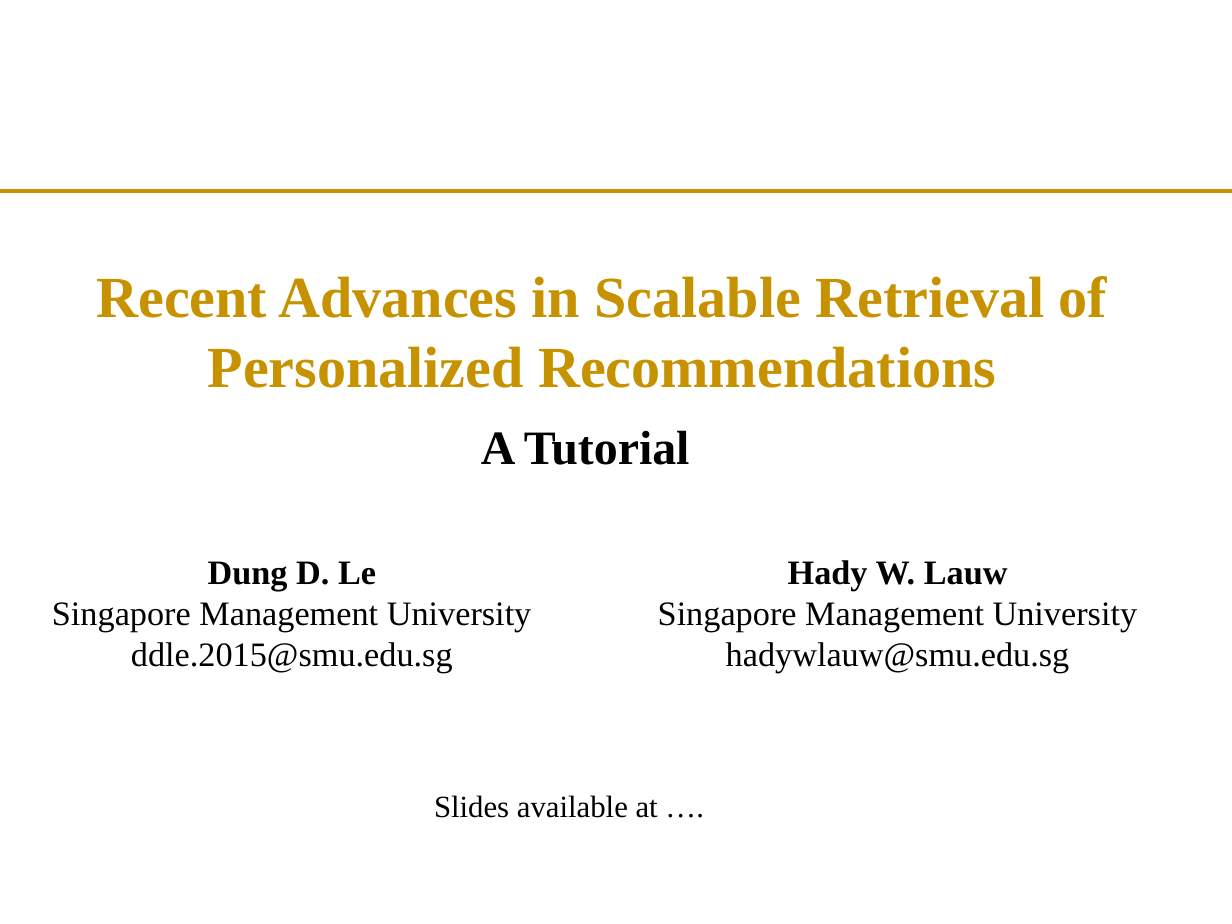
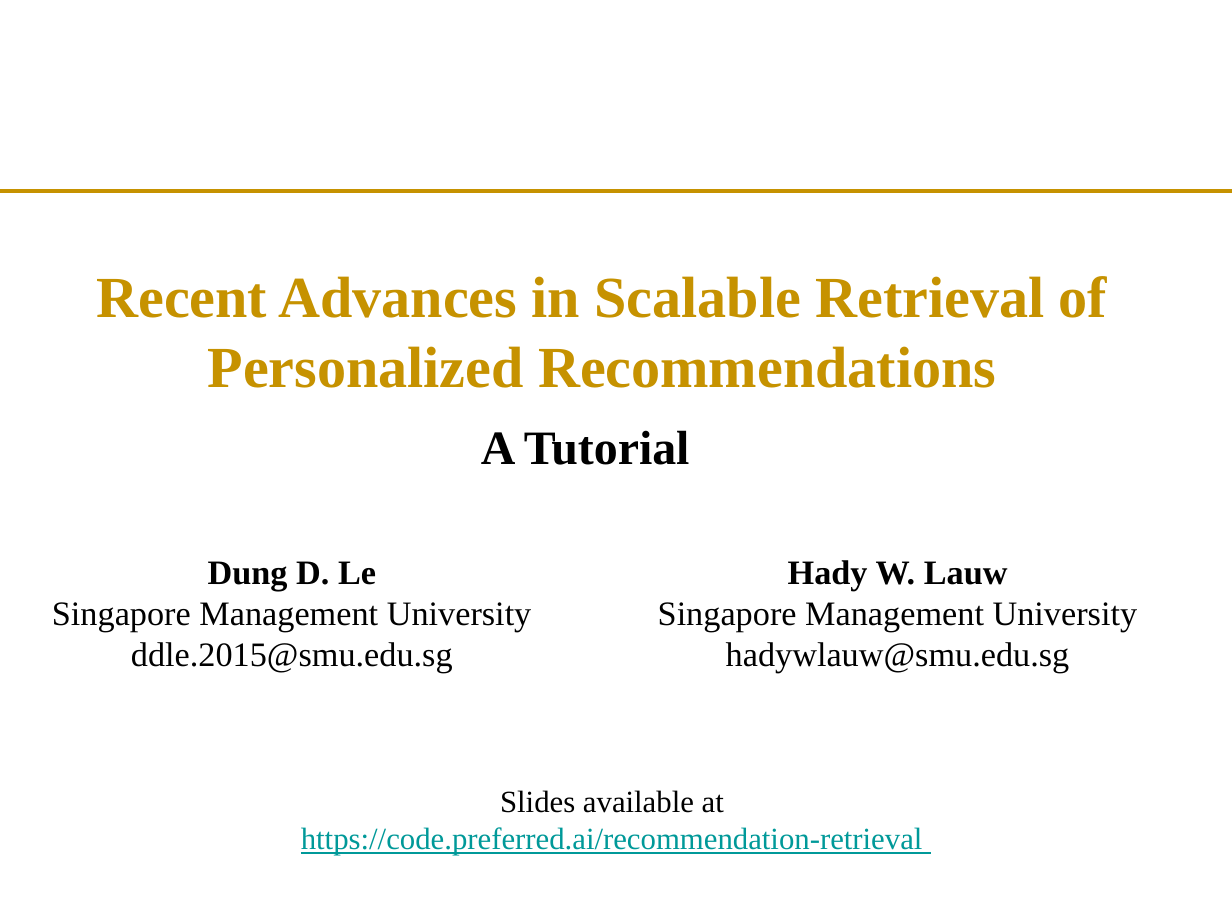
Before and after one commit to PreferredAI/recommendation-retrieval, a slide deck: slide 1 of slides/aaai19-tutorial.pptx. Drawn at 1232x924 pixels with LibreOffice and Linux fonts; fonts in the diff are those of the drawing; background and template pictures are left out. Boxes give left, top, right and bottom in pixels: in the first picture for what was removed or moved away, otherwise in the second. Text is boxed around its words. In the diff, an @@ line names an element or a change of style, - is before the commit and + after.

```diff
--- a/slides/aaai19-tutorial.pptx
+++ b/slides/aaai19-tutorial.pptx
@@ text at [301, 790, 923, 855]: text changed; text colour #000000 to #009999 @@
-Slides available at ….
+Slides available at
+https://code.preferred.ai/recommendation-retrieval
```
Also in this commit, not shown: 12 other slides changed.
